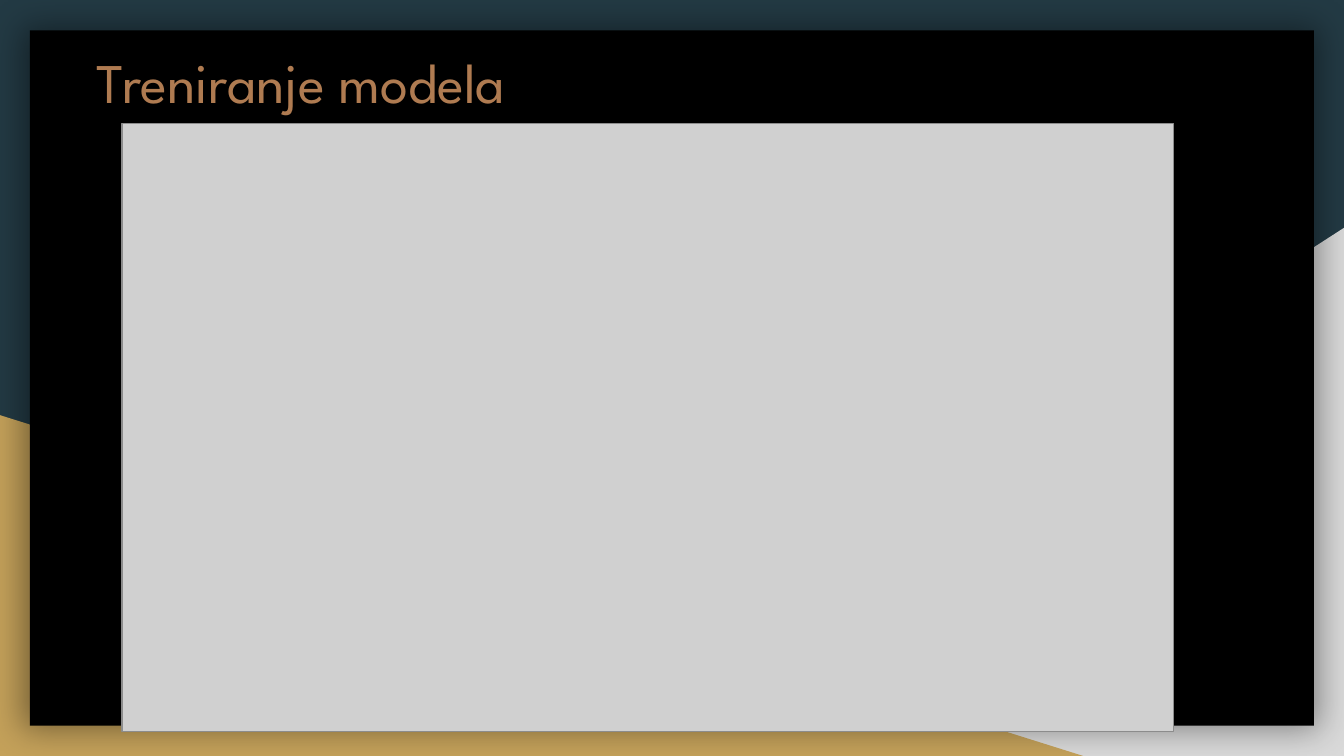
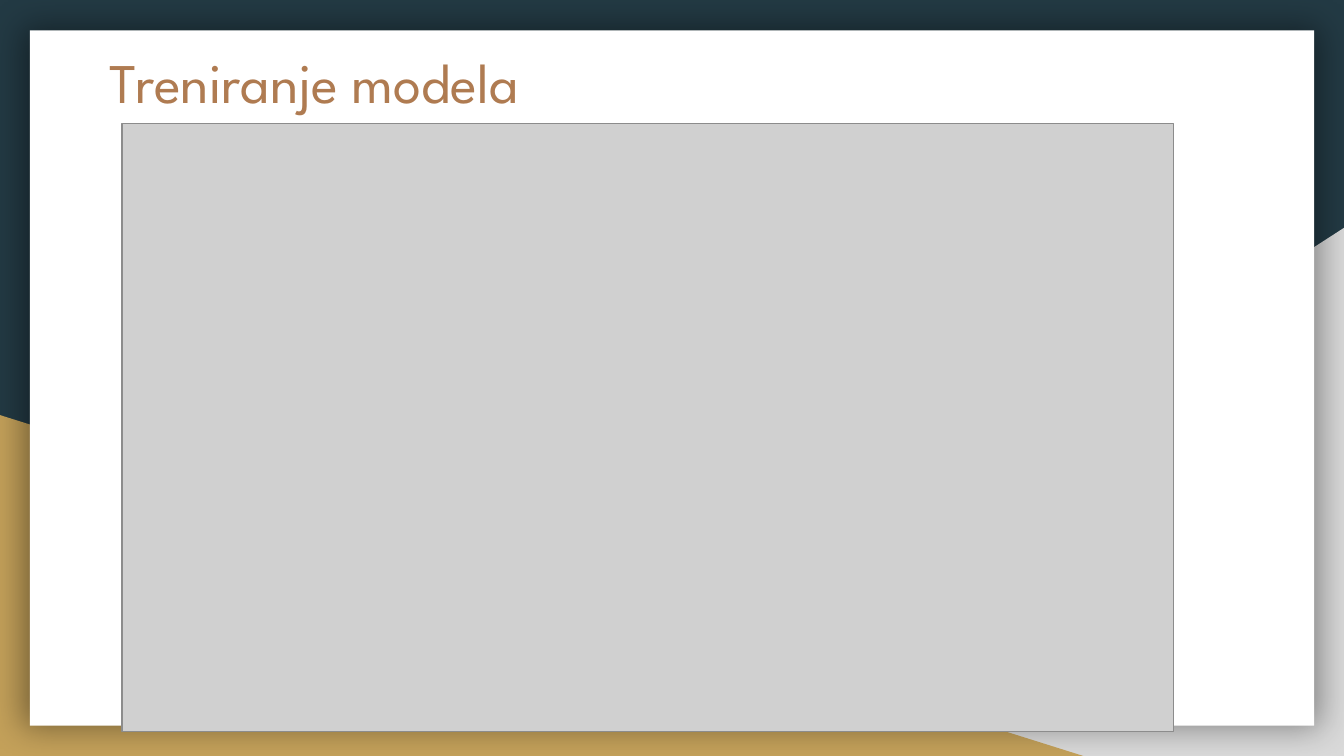
Before and after one commit to Subrutina/CDCGAN, a slide deck: slide 8 of Conditional_image_generation.pptx. Drawn at 1344x756 pixels with LibreOffice and Linux fonts; fonts in the diff are those of the drawing; grey boxes stand for pictures. Boxes give left, top, right and bottom in pixels: in the first picture for what was removed or moved away, otherwise in the second. Text is boxed around its words. In the diff, an @@ line names an element or a change of style, - is before the commit and + after.

Commit message:
Presentation updated

```diff
--- a/Conditional_image_generation.pptx
+++ b/Conditional_image_generation.pptx
@@ rectangle at [30,31,1314,726]: fill #000000 to #FFFFFF @@
@@ title "Treniranje modela": place and size @@
-title "Treniranje modela" at [96,64,505,116]
+title "Treniranje modela" at [110,64,519,116]
```
Also in this commit, not shown: 9 other slides changed, 1 slide added, 1 slide removed.
